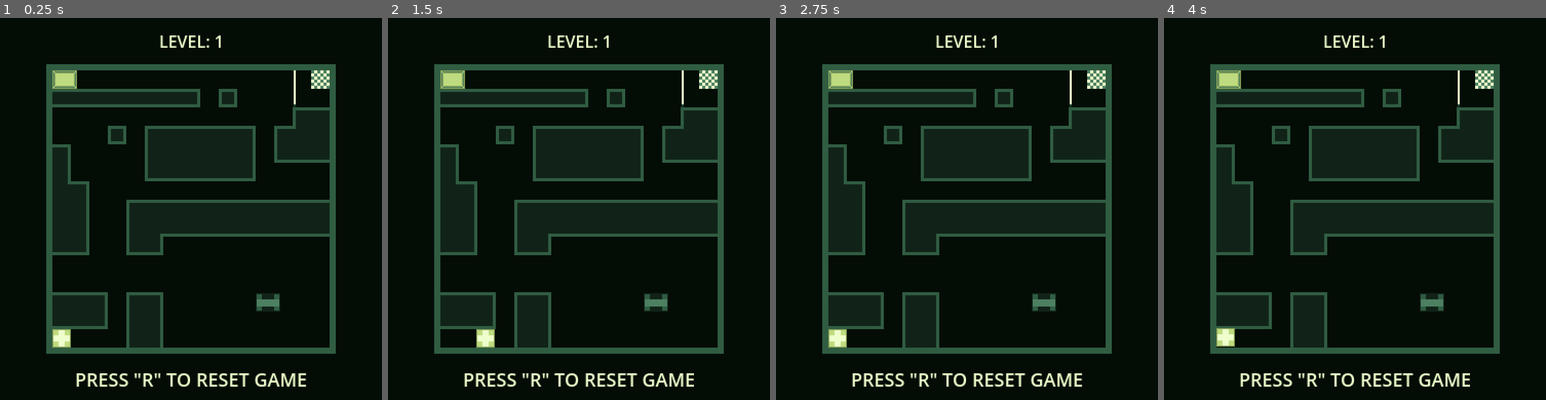
Above: before the commit, frames 1-4 (left to right).
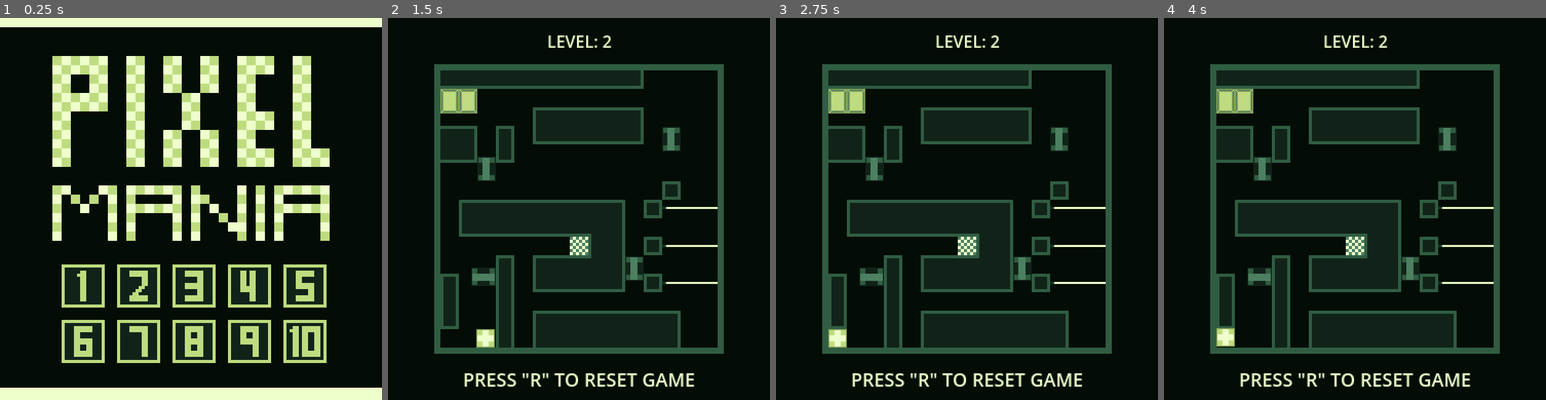
Above: after the commit, the same moments.

Repository: pangeon/Pixel-Mania
Game: Godot game, scene res://scenes/components/start_screen.tscn
The game is run twice, just before and just after one commit, with the same random seed, the same clock (stepped at 60 frames per second) and the same inputs. Before the commit the project starts from res://scenes/levels/start_level.tscn.
Inputs (mouse positions are in pixels of both pictures, inside the frame that each line leads up to):
- Up to frame 1 (0.25 s): no input
- Up to frame 2 (1.5 s): click (525, 285) at 0.52 s; tap R (reset) at 1.25 s; hold Right (move_right) from 1.28 s (still down); hold Ctrl (warp_speed) from 1.28 s (still down)
- Up to frame 3 (2.75 s): tap R (reset) at 2 s; release Right (move_right) at 2.03 s; release Ctrl (warp_speed) at 2.03 s; hold Down (move_down) from 2.03 s (still down); tap Ctrl (warp_speed) at 2.1 s
- Up to frame 4 (4 s): tap R (reset) at 2.75, 3.5 s; release Down (move_down) at 2.78 s; hold Right (move_right) 2.78-3.53 s; hold Ctrl (warp_speed) 2.78-3.53 s; hold Up (move_up) from 3.53 s (still down); tap Ctrl (warp_speed) at 3.6 s

The runs differ from the first frame. In frame 1, 35% of the frame differs, in the area x 0-100%, y 0-100%; in frame 2, 9.5%; in frame 3, 9.5%; in frame 4, 9.5%.

Commit message:
add start screen

Diff:
--- a/project.godot
+++ b/project.godot
@@ -11,7 +11,7 @@
 [application]
 
 config/name="Pixel Mania"
-run/main_scene="res://scenes/levels/start_level.tscn"
+run/main_scene="res://scenes/components/start_screen.tscn"
 config/features=PackedStringArray("4.1", "Forward Plus")
 config/icon="res://icon.svg"
 
--- /dev/null
+++ b/scenes/components/start_screen.tscn
@@ -0,0 +1,88 @@
+[gd_scene load_steps=3 format=3 uid="uid://24d67nqa5bx3"]
+
+[ext_resource type="Script" path="res://scripts/start_screen.gd" id="1_6op57"]
+[ext_resource type="Texture2D" uid="uid://e57c86jboa8d" path="res://assets/img/start_screen.png" id="1_jt0jy"]
+
+[node name="StartScreen" type="Node2D"]
+script = ExtResource("1_6op57")
+
+[node name="TextureRect" type="TextureRect" parent="."]
+texture_filter = 1
+anchors_preset = 15
+anchor_right = 1.0
+anchor_bottom = 1.0
+offset_right = 372.0
+offset_bottom = 372.0
+grow_horizontal = 2
+grow_vertical = 2
+texture = ExtResource("1_jt0jy")
+
+[node name="AccessLevelButton1" type="TextureButton" parent="." groups=["access_level_buttons"]]
+offset_left = 60.0
+offset_top = 240.0
+offset_right = 102.0
+offset_bottom = 282.0
+ignore_texture_size = true
+
+[node name="AccessLevelButton2" type="TextureButton" parent="." groups=["access_level_buttons"]]
+offset_left = 114.0
+offset_top = 240.0
+offset_right = 156.0
+offset_bottom = 282.0
+ignore_texture_size = true
+
+[node name="AccessLevelButton3" type="TextureButton" parent="." groups=["access_level_buttons"]]
+offset_left = 168.0
+offset_top = 240.0
+offset_right = 210.0
+offset_bottom = 282.0
+ignore_texture_size = true
+
+[node name="AccessLevelButton4" type="TextureButton" parent="." groups=["access_level_buttons"]]
+offset_left = 222.0
+offset_top = 240.0
+offset_right = 264.0
+offset_bottom = 282.0
+ignore_texture_size = true
+
+[node name="AccessLevelButton5" type="TextureButton" parent="." groups=["access_level_buttons"]]
+offset_left = 276.0
+offset_top = 240.0
+offset_right = 318.0
+offset_bottom = 282.0
+ignore_texture_size = true
+
+[node name="AccessLevelButton6" type="TextureButton" parent="." groups=["access_level_buttons"]]
+offset_left = 60.0
+offset_top = 294.0
+offset_right = 102.0
+offset_bottom = 336.0
+ignore_texture_size = true
+
+[node name="AccessLevelButton7" type="TextureButton" parent="." groups=["access_level_buttons"]]
+offset_left = 114.0
+offset_top = 294.0
+offset_right = 156.0
+offset_bottom = 336.0
+ignore_texture_size = true
+
+[node name="AccessLevelButton8" type="TextureButton" parent="." groups=["access_level_buttons"]]
+offset_left = 168.0
+offset_top = 294.0
+offset_right = 210.0
+offset_bottom = 336.0
+ignore_texture_size = true
+
+[node name="AccessLevelButton9" type="TextureButton" parent="." groups=["access_level_buttons"]]
+offset_left = 222.0
+offset_top = 294.0
+offset_right = 264.0
+offset_bottom = 336.0
+ignore_texture_size = true
+
+[node name="AccessLevelButton10" type="TextureButton" parent="." groups=["access_level_buttons"]]
+offset_left = 276.0
+offset_top = 294.0
+offset_right = 318.0
+offset_bottom = 336.0
+ignore_texture_size = true
--- /dev/null
+++ b/scripts/start_screen.gd
@@ -0,0 +1,30 @@
+extends Node2D
+
+class_name StartScreen
+
+func _ready():
+	var access_level_buttons: Array[Node] = get_tree().get_nodes_in_group("access_level_buttons")
+
+	for i in access_level_buttons.size():
+		if i == 0:
+			access_level_buttons[i].pressed.connect(_start_level)
+		elif i == 1:
+			access_level_buttons[i].pressed.connect(level_2)
+		elif i == 2:
+			access_level_buttons[i].pressed.connect(level_3)
+		elif i == 3:
+			access_level_buttons[i].pressed.connect(level_4)
+		else:
+			pass
+
+func _start_level() -> void:
+	get_tree().change_scene_to_file("res://scenes/levels/start_level.tscn")
+
+func level_2() -> void:
+	get_tree().change_scene_to_file("res://scenes/levels/level_2.tscn")
+
+func level_3() -> void:
+	get_tree().change_scene_to_file("res://scenes/levels/level_3.tscn")
+
+func level_4() -> void:
+	get_tree().change_scene_to_file("res://scenes/levels/level_4.tscn")
Binary file added: assets/ase/start_screen.ase
Binary file added: assets/img/color-pallete.png
Not shown, added: assets/img/color-pallete.png.import
Binary file added: assets/img/start_screen.png
Not shown, added: assets/img/start_screen.png.import
